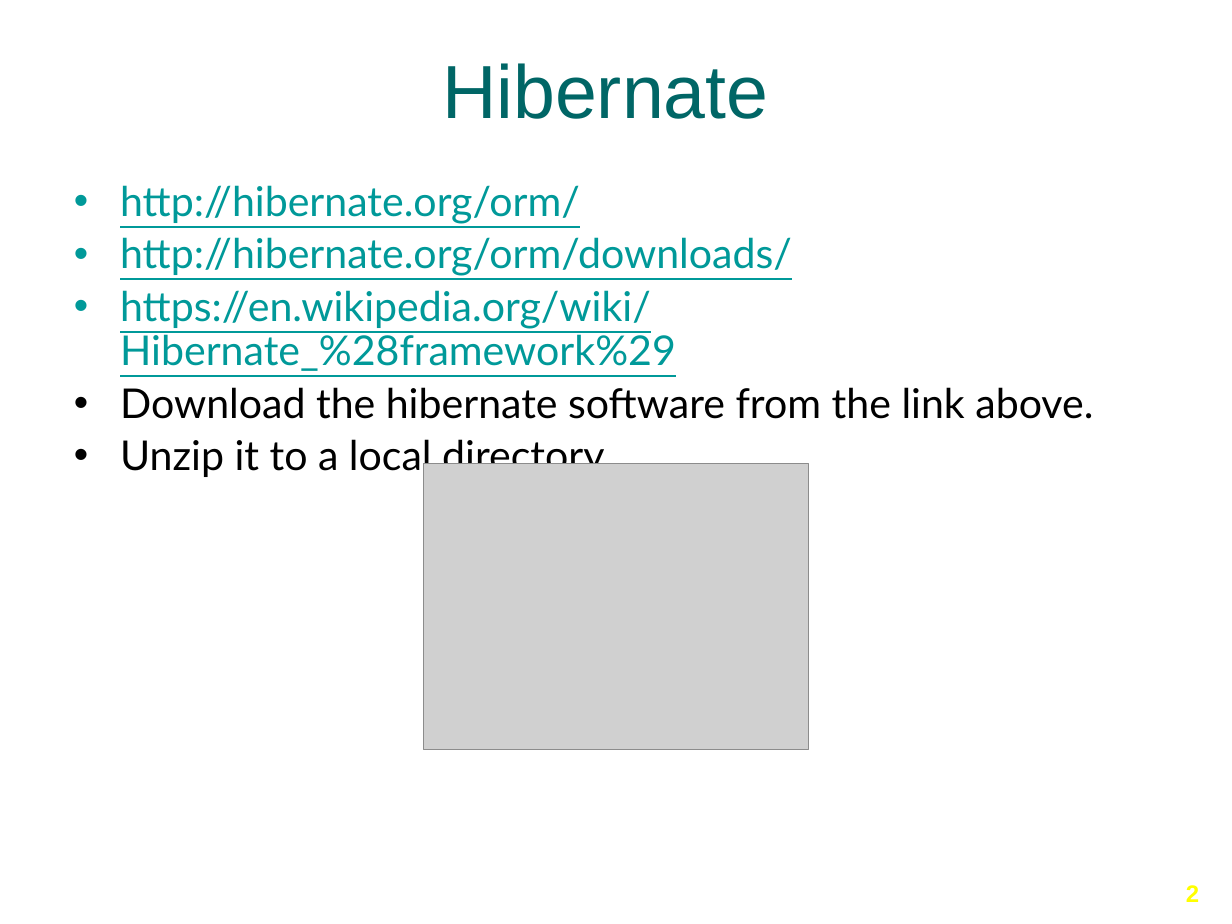
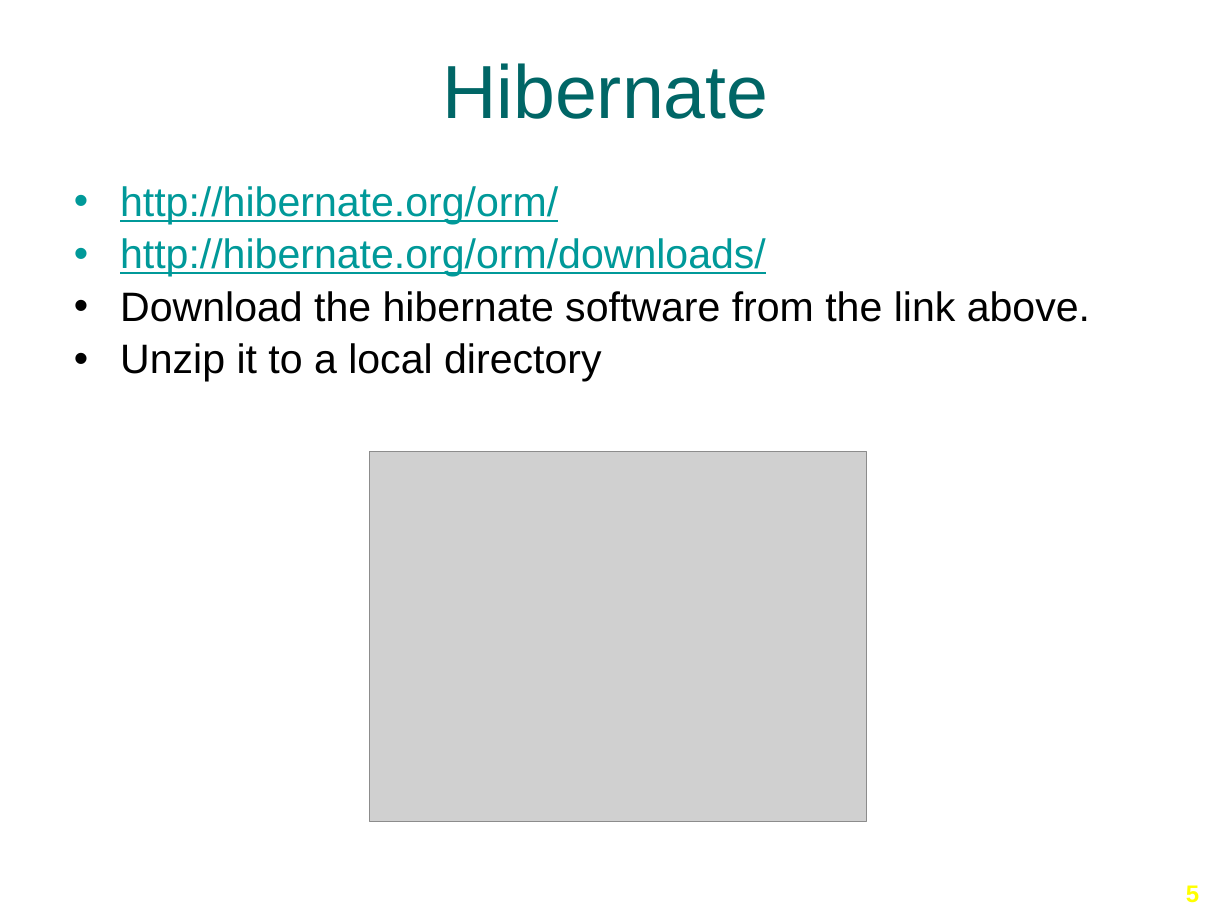
Before and after one commit to Ansilacerda/CIT360-Portfolio, a slide deck: slide 5 of Presentations/Hibernate/Hibernate-Part-1.pptx (slide 2 before the commit). Drawn at 1232x924 pixels with LibreOffice and Linux fonts; fonts in the diff are those of the drawing; grey boxes stand for pictures; background and template pictures are left out. Boxes give left, top, right and bottom in pixels: in the first picture for what was removed or moved away, otherwise in the second. Text is boxed around its words. In the diff, an @@ line names an element or a change of style, - is before the commit and + after.

Commit message:
Hibernate presentation

```diff
--- a/Presentations/Hibernate/Hibernate-Part-1.pptx
+++ b/Presentations/Hibernate/Hibernate-Part-1.pptx
@@ text "http://hibernate.org/orm/" at <box>120,186,1090,382</box>: font Lato to Arial @@
@@ text at <box>120,290,676,371</box>: paragraph removed @@
-• https://en.wikipedia.org/wiki/Hibernate_%28framework%29
@@ picture: place and size @@
-picture at <box>424,463,808,749</box>
+picture at <box>370,452,867,822</box>
@@ page number at <box>1186,885,1199,903</box>: text changed @@
-2
+5
```
Also in this commit, not shown: 2 other slides changed, 3 slides added, 18 slides removed, 1 other file.
